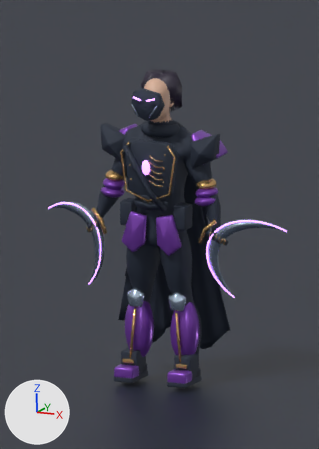
Renders of the Blender file ArtSource/Heroes/Veyr.blend from each side of a commit.
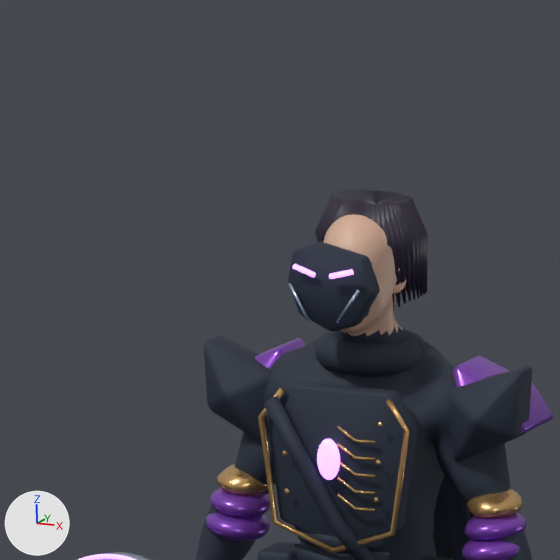
There are two pictures of each version: one from the file's camera 'Portrait', one close up on the part from 8% to 72% of the width and 0% to 46% of the height. The lights are fixed; the arrows at lower left show +X, +Y and +Z. The first two pictures are the older version.

Script lines for the objects in view, before the commit:
```python
me_df_anatomy = bpy.data.meshes.new('DF_Anatomy')
me_df_anatomy.from_pydata(...)  # 23956 vertices, 22933 faces; spans x -0.43..0.43, y -0.26..0.25, z 0.02..1.85
me_df_anatomy.polygons.foreach_set('use_smooth', [True] * 22933)
# faces by material slot: [3552, 9913, 672, 3466, 1148, 3438, 384, 360]
me_df_anatomy.materials.append(mat_skin)  # beige #d7af97
me_df_anatomy.materials.append(mat_obsidian_fabric)  # dark blue #242e3e
me_df_anatomy.materials.append(mat_porcelain)  # light grey #d8e1d8
me_df_anatomy.materials.append(mat_signature_enamel)  # purple #8448b8
me_df_anatomy.materials.append(mat_hair)  # dark purple #2c2438
me_df_anatomy.materials.append(mat_champagne_metal)  # orange #d1aa6f
me_df_anatomy.materials.append(mat_brushed_silver)  # blue #afc0d3
me_df_anatomy.materials.append(mat_energy)  # purple #cd90ff, glowing purple #cd90ff
me_plane = bpy.data.meshes.new('Plane')
me_plane.from_pydata([(-100.0, -100.0, 0.0), (100.0, -100.0, 0.0), (-100.0, 100.0, 0.0), (100.0, 100.0, 0.0)], [], [(0, 1, 3, 2)])
me_plane.materials.append(mat_studio_floor)  # dark blue #242c3c
ob_df_anatomy = bpy.data.objects.new('DF_Anatomy', me_df_anatomy)
ob_df_anatomy.location = (0.0, 0.0, 0.0)
ob_plane = bpy.data.objects.new('Plane', me_plane)
ob_plane.location = (0.0, 0.0, 0.0)
```
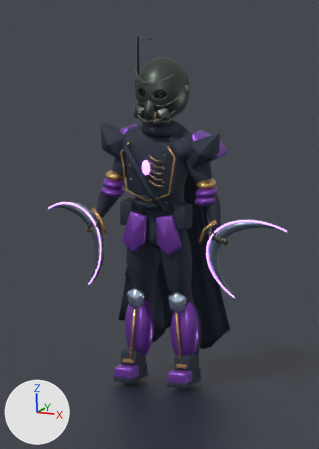
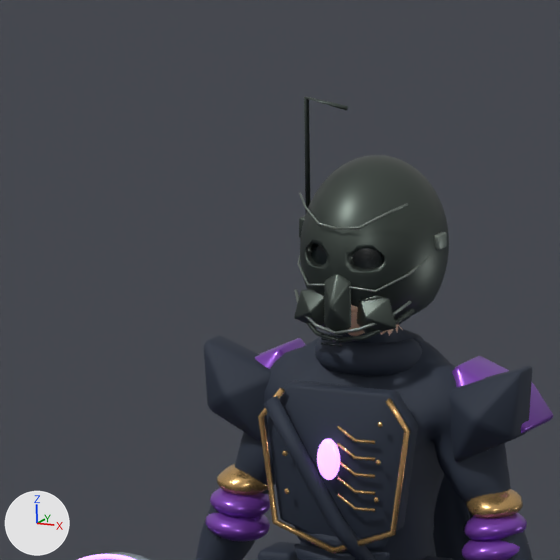
Patch to the scene script:
```diff
--- a/ArtSource/Heroes/Veyr.blend.py
+++ b/ArtSource/Heroes/Veyr.blend.py
@@ me_df_anatomy @@
-me_df_anatomy.from_pydata(...)  # 23956 vertices, 22933 faces; spans x -0.43..0.43, y -0.26..0.25, z 0.02..1.85
+me_df_anatomy.from_pydata(...)  # 25103 vertices, 24494 faces; spans x -0.43..0.43, y -0.24..0.25, z 0.02..2.05
+# me_df_anatomy part 1: the loose piece of 96 vertices spanning x 0.13..0.21, y -0.13..-0.02, z 0.95..1.09 is copied, and the copy is scaled about its middle by (0.192, 0.378, 0.22), then moved by (-0.02, 0.09, 0.74), in mat_null_muted_helmet_panel_seams (grey #848e86); it spans x 0.14..0.16, y 0.0..0.04, z 1.75..1.78
+# me_df_anatomy part 2: a new loose piece, an 8-sided cylinder along x spanning x -0.024..0.024, y -0.207..-0.203, z 1.5892..1.5932, in mat_null_recessed_black_eye_visor (black #0d1618)
+# me_df_anatomy part 3: a new loose piece, an 8-sided cylinder along x spanning x -0.024..0.024, y -0.207..-0.203, z 1.579..1.583, in mat_null_recessed_black_eye_visor (black #0d1618)
+# me_df_anatomy part 4: the loose piece of 96 vertices spanning x -0.21..-0.13, y -0.13..-0.02, z 0.95..1.09 is copied, and the copy is scaled about its middle by (0.295, 0.398, 0.315), then moved by (0.01, 0.09, 0.75), in mat_null_dark_gunmetal_helmet (dark grey #4c544f); it spans x -0.17..-0.14, y -0.01..0.04, z 1.74..1.79
+# me_df_anatomy part 5: 25 loose pieces with 2636 vertices, spanning x -0.12..0.12, y -0.26..0.11, z 1.6..1.85, are deleted
+# me_df_anatomy part 6: 9 vertices moved within x -0.06..0.06, y -0.18..-0.12, z 1.61..1.74; 1394 vertices removed from x -0.12..0.12, y -0.25..0.11, z 1.6..1.85; 4841 vertices added at x -0.17..0.15, y -0.21..0.2, z 1.56..2.05
+# other edits to the shape of me_df_anatomy do not show in these pictures
 me_df_anatomy.materials.append(mat_skin)
 me_df_anatomy.materials.append(mat_obsidian_fabric)
-me_df_anatomy.materials.append(mat_porcelain)  # light grey #d8e1d8
 me_df_anatomy.materials.append(mat_signature_enamel)
-me_df_anatomy.materials.append(mat_hair)  # dark purple #2c2438
 me_df_anatomy.materials.append(mat_champagne_metal)
@@ me_df_anatomy @@
 me_df_anatomy.materials.append(mat_energy)
+me_df_anatomy.materials.append(mat_null_recessed_black_eye_visor)  # black #0d1618
+me_df_anatomy.materials.append(mat_null_dark_gunmetal_helmet)  # dark grey #4c544f
+me_df_anatomy.materials.append(mat_null_muted_helmet_panel_seams)  # grey #848e86
```

Boxes (x1, y1, x2, y2) around the edits, measured in the close-ups (560 x 560 px):
'DF_Anatomy', reshaped
    before: (196, 189, 553, 560)
    after: (196, 96, 553, 560)
part 1 of me_df_anatomy, added
    after: (434, 232, 447, 251)
part 2 of me_df_anatomy, added
    after: (321, 333, 342, 337)
part 3 of me_df_anatomy, added
    after: (321, 338, 342, 342)
part 4 of me_df_anatomy, added (mostly hidden)
    after: (299, 215, 305, 238)
part 5 of me_df_anatomy, deleted
    before: (288, 190, 426, 323)
part 6 of me_df_anatomy, built on
    before: (288, 189, 428, 331)
    after: (294, 96, 449, 343)
